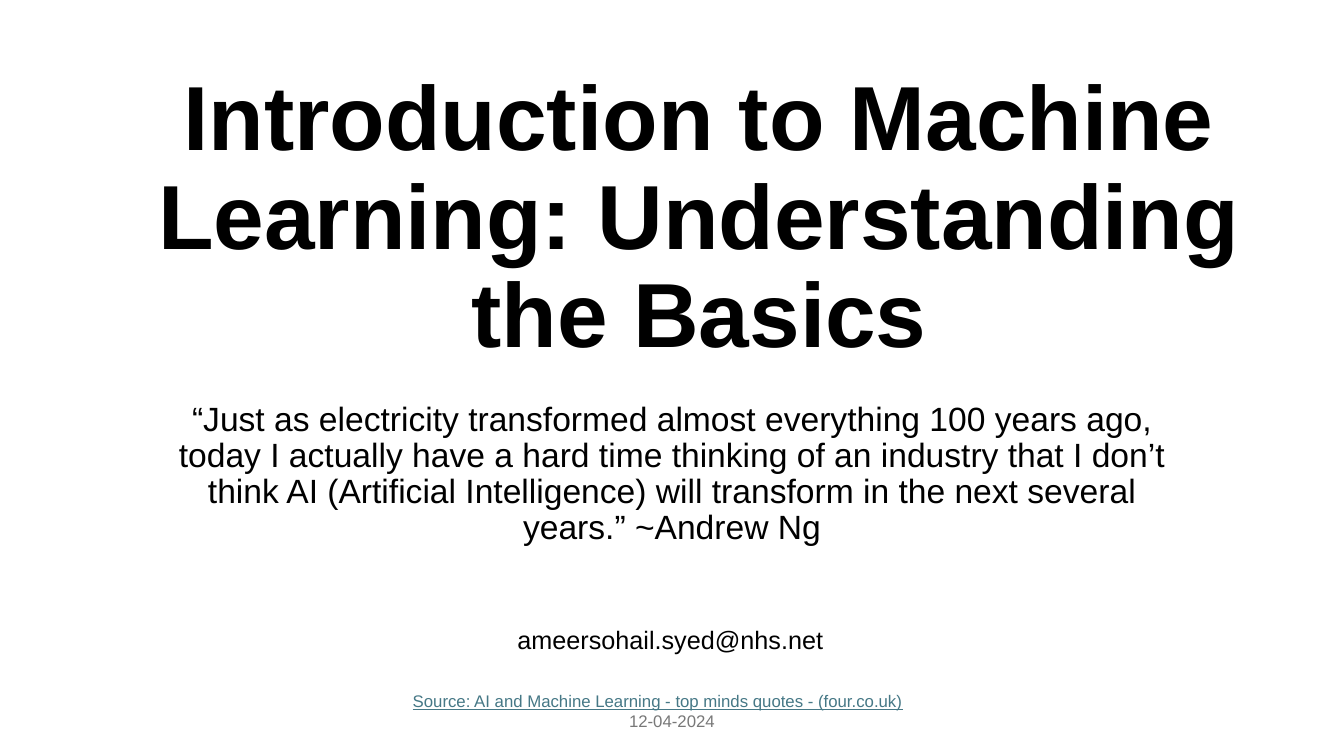
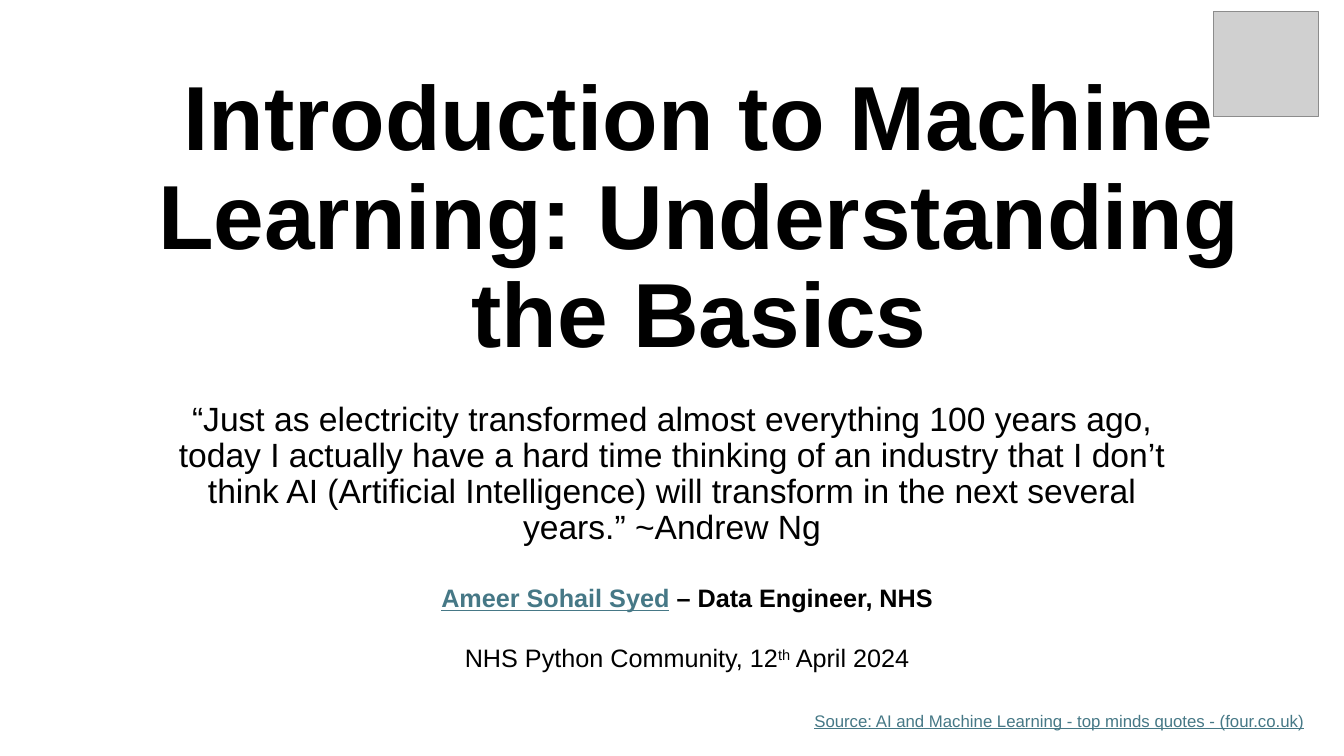
Before and after one commit to nhs-pycom/machine-learning-for-everybody, a slide deck: slide 1 of 1_introduction_to_machine_learning/session-1-intro-to-ml-understanding-the-basics.pptx. Drawn at 1344x756 pixels with LibreOffice and Linux fonts; fonts in the diff are those of the drawing; grey boxes stand for pictures. Boxes give left, top, right and bottom in pixels: in the first picture for what was removed or moved away, otherwise in the second. Text is boxed around its words. In the diff, an @@ line names an element or a change of style, - is before the commit and + after.

```diff
--- a/1_introduction_to_machine_learning/session-1-intro-to-ml-understanding-the-basics.pptx
+++ b/1_introduction_to_machine_learning/session-1-intro-to-ml-understanding-the-basics.pptx
@@ picture added at (1214,11,1319,116) @@
@@ text at (441,588,932,673): text changed; bold on @@
-ameersohail.syed@nhs.net
+Ameer Sohail Syed – Data Engineer, NHS
+NHS Python Community, 12th April 2024
@@ text removed at (629,715,715,727) @@
-12-04-2024
@@ text "Source: AI and Machine Learning ...": place and size @@
-text "Source: AI and Machine Learning ..." at (413,695,902,711)
+text "Source: AI and Machine Learning ..." at (814,715,1304,731)
```
Also in this commit, not shown: 3 other slides changed.
